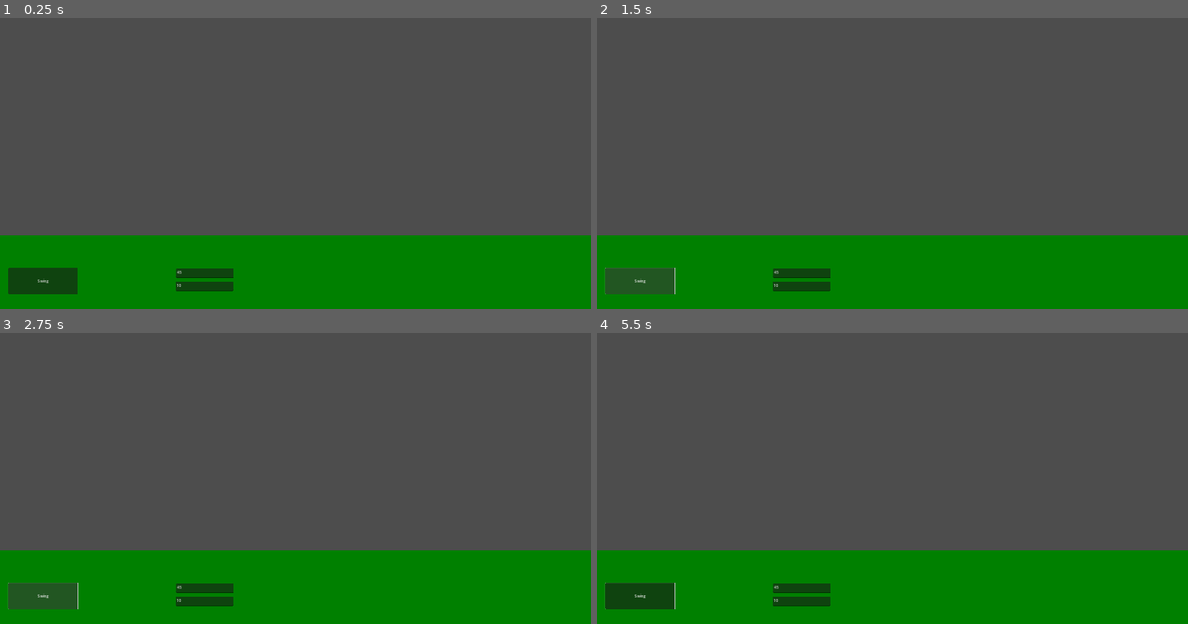
Above: before the commit, frames 1-4 (two rows, left to right).
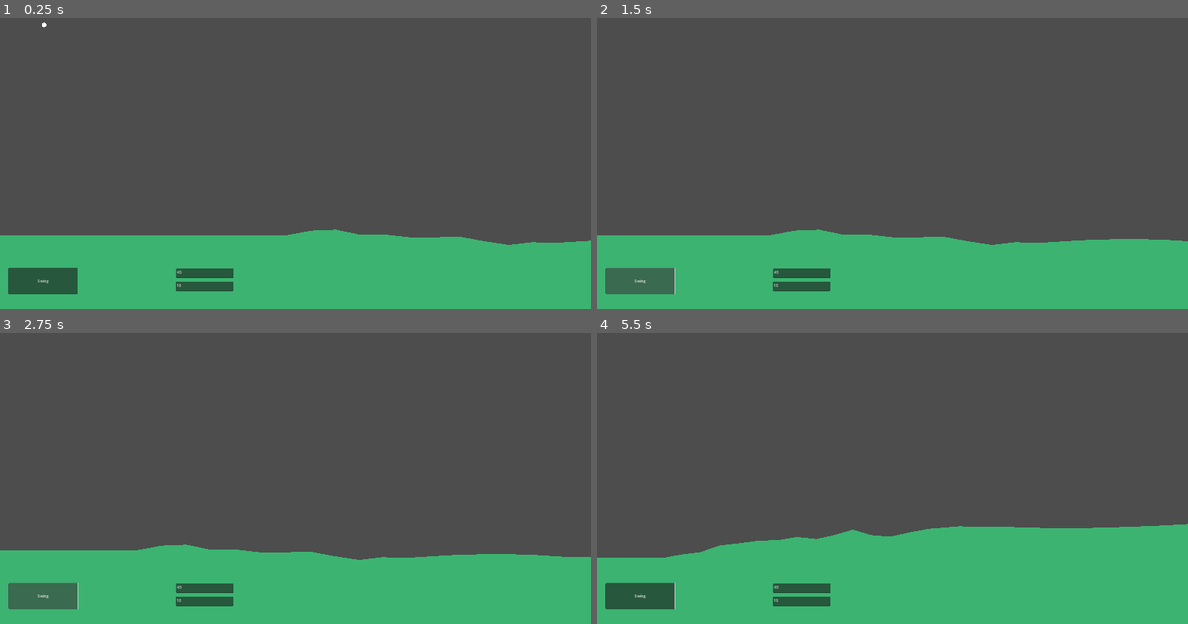
Above: after the commit, the same moments.

Repository: kentkalk/golf2d
Game: Godot game, scene res://MainGame/main_game.tscn
Same seed, same stepped clock (60 frames per second), same inputs: the game is played once before the commit and once after it.
Inputs (mouse positions are in pixels of both pictures, inside the frame that each line leads up to):
- Up to frame 1 (0.25 s): no input
- Up to frame 2 (1.5 s): click "Swing" at 0.5 s; click "Swing" at 1.25 s
- Up to frame 3 (2.75 s): click "Swing" at 2 s
- Up to frame 4 (5.5 s): tap Enter at 2.75 s; move the mouse to (1022, 440) at 2.77 s; move the mouse to (774, 475) at 3.52 s; move the mouse to (951, 385) at 4.27 s; move the mouse to (862, 525) at 5.02 s

The runs differ from the first frame. In frame 1, 25% of the frame differs, in the area x 0-100%, y 1-100%; in frame 2, 25%; in frame 3, 25%; in frame 4, 30%, in the area x 0-100%, y 65-100%.

Commit message:
Basic ground procedural generation

Diff:
--- a/MainGame/scripts/Camera2D.gd
+++ b/MainGame/scripts/Camera2D.gd
@@ -1,5 +1,6 @@
 extends Camera2D
 
+const mousescrollspeed = 25
 # Called when the node enters the scene tree for the first time.
 func _ready():
 	self.limit_left = 0
@@ -12,8 +13,12 @@
 	if (get_parent().get_node("Ball").freeze == false):
 		self.position.x = get_parent().get_node("Ball").position.x
 	else:
+		# This mouse scrolling really doesn't work well....consider revisiting
 		var mousex = get_viewport().get_mouse_position().x
 		var leftscrollarea = get_viewport().size.x * 0.05
 		var rightscrollarea = get_viewport().size.x * 0.95
-		if ((mousex < leftscrollarea) or (mousex > rightscrollarea)):
-			self.position.x = get_viewport().get_mouse_position().x
+		if (mousex < leftscrollarea):
+			self.position.x = self.position.x - mousescrollspeed
+
+		if (mousex > rightscrollarea):
+			self.position.x = self.position.x + mousescrollspeed
--- a/MainGame/scripts/Ground.gd
+++ b/MainGame/scripts/Ground.gd
@@ -1,15 +1,62 @@
 extends StaticBody2D
 
-@export var width: float = 2560.0
+const sectionwidth = 1280.0
+const screenbottom = 720
+
+@export var width: float = 12800.0
 
 # Called when the node enters the scene tree for the first time.
 func _ready():
 	var polyarray = PackedVector2Array([Vector2(-1280,400),Vector2(3840,400), Vector2(3840,720),Vector2(-1280,720)])
-	width = 2560 * 2
+
+	var coursepar = 5
+	# Start with tee-box (this is intentionally flat)
+	var nextstart = generate_fairway(Vector2(-1280,400))
+
+	for i in range((2*coursepar)-3):
+		nextstart = generate_fairway(nextstart, randf_range(5.0,20.0))
+
+	# End with flat sections for green
+	nextstart = generate_fairway(nextstart)
+	nextstart = generate_fairway(nextstart)
+
+# Called every frame. 'delta' is the elapsed time since the previous frame.
+func _process(delta):
+	pass
+
+func generate_fairway(startloc: Vector2, roughness: float = 1.0):
+	var polyarray = PackedVector2Array([startloc])
+	var curlocation = startloc
+
+	var deviations: Array[Vector2] = []
+	var remainwidth = sectionwidth
+	var piecewidth = sectionwidth / roughness
+	var temp = 0.0
+	for i in range(roughness):
+		# Variating widths
+		var curwidth = randf_range(-(piecewidth/roughness), (piecewidth/roughness)) + piecewidth
+		remainwidth = remainwidth - curwidth
+		if (remainwidth < piecewidth):
+			curwidth = curwidth + remainwidth
+
+		# Variating height of bumps
+		var curheight = 0
+		if (roughness != 1.0):
+			curheight = 2 * randf_range(-roughness,roughness)
+		deviations.append(Vector2(curwidth, curheight))
+
+	var nextstart = Vector2(0,0)
+	for dev in deviations:
+		curlocation = curlocation + dev
+		polyarray.append(curlocation)
+		nextstart = curlocation
+
+	polyarray.append(Vector2(nextstart.x, screenbottom))
+	polyarray.append(Vector2(startloc.x, screenbottom))
 
 	var visiblepoly = Polygon2D.new()
 	visiblepoly.set_polygon(polyarray)
-	visiblepoly.color = Color.WEB_GREEN
+	visiblepoly.color = Color.MEDIUM_SEA_GREEN
 
 	var collisionpoly = CollisionPolygon2D.new()
 	collisionpoly.set_polygon(polyarray)
@@ -17,6 +64,4 @@
 	add_child(visiblepoly)
 	add_child(collisionpoly)
 
-# Called every frame. 'delta' is the elapsed time since the previous frame.
-func _process(delta):
-	pass
+	return nextstart
